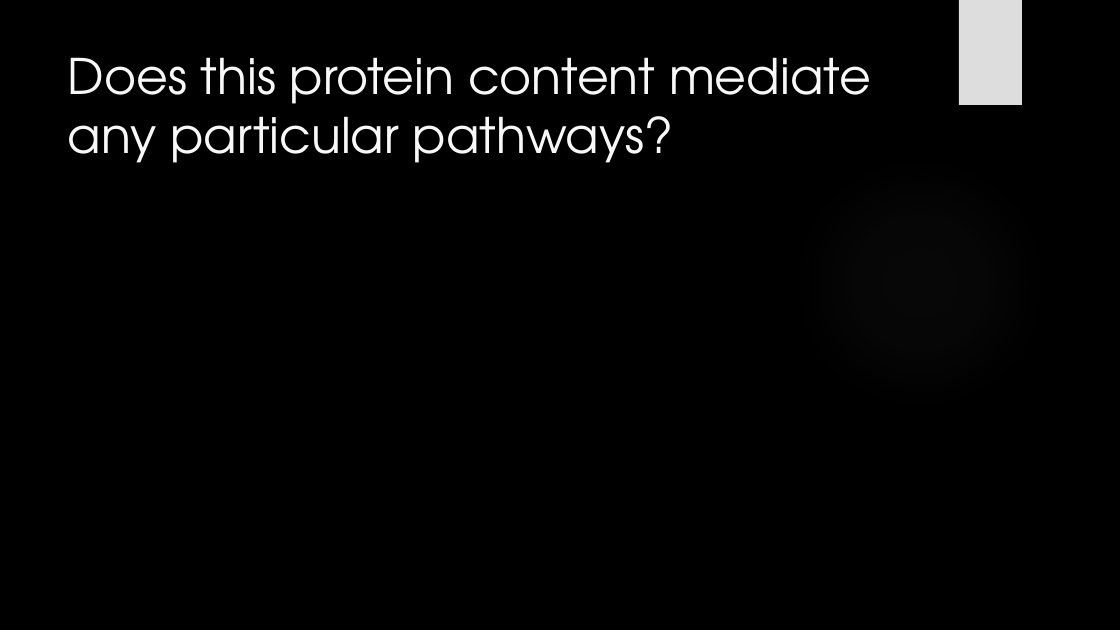
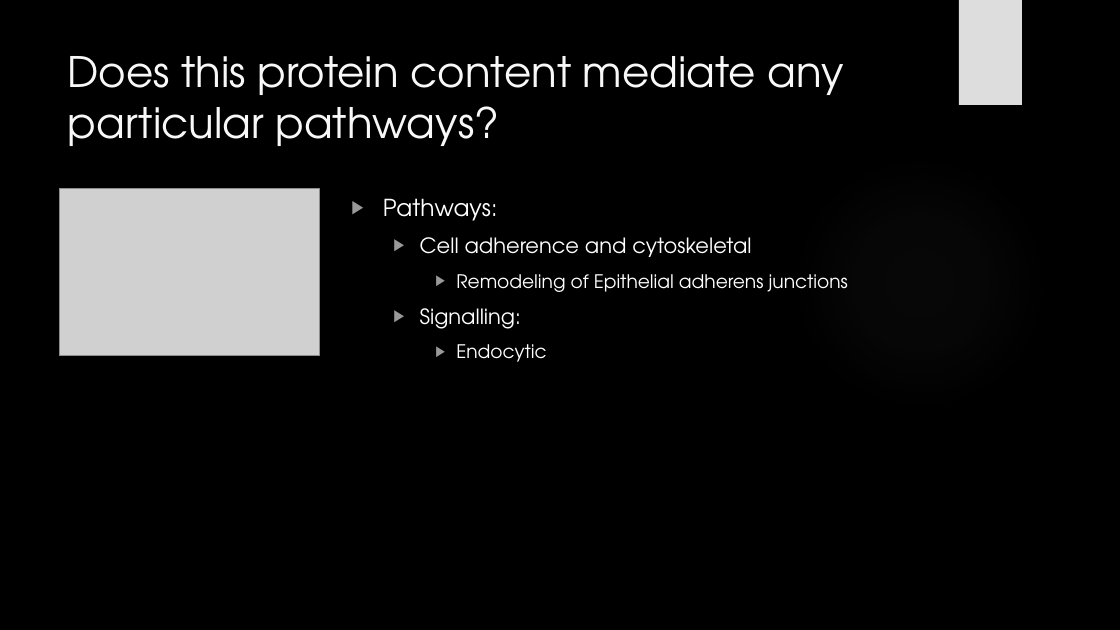
Before and after one commit to HarleyRobinson/Honours2, a slide deck: slide 11 of BackgroundInfo/JCslides.pptx (slide 10 before the commit). Drawn at 1120x630 pixels with LibreOffice and Linux fonts; fonts in the diff are those of the drawing; grey boxes stand for pictures; background and template pictures are left out. Boxes give left, top, right and bottom in pixels: in the first picture for what was removed or moved away, otherwise in the second. Text is boxed around its words. In the diff, an @@ line names an element or a change of style, - is before the commit and + after.

```diff
--- a/BackgroundInfo/JCslides.pptx
+++ b/BackgroundInfo/JCslides.pptx
@@ title "Does this protein content mediate ..." at bbox=[68, 56, 844, 146]: size 42 to 36 pt @@
@@ picture added at bbox=[60, 189, 320, 356] @@
@@ text added at bbox=[383, 198, 848, 362], 16 pt, text #FFFFFF @@
+▶ Pathways:
+  ▶ Cell adherence and cytoskeletal
+    ▶ Remodeling of Epithelial adherens junctions
+  ▶ Signalling:
+    ▶ Endocytic
```
Also in this commit, not shown: 5 other slides changed, 2 slides added, 1 slide removed, 2 other files.
